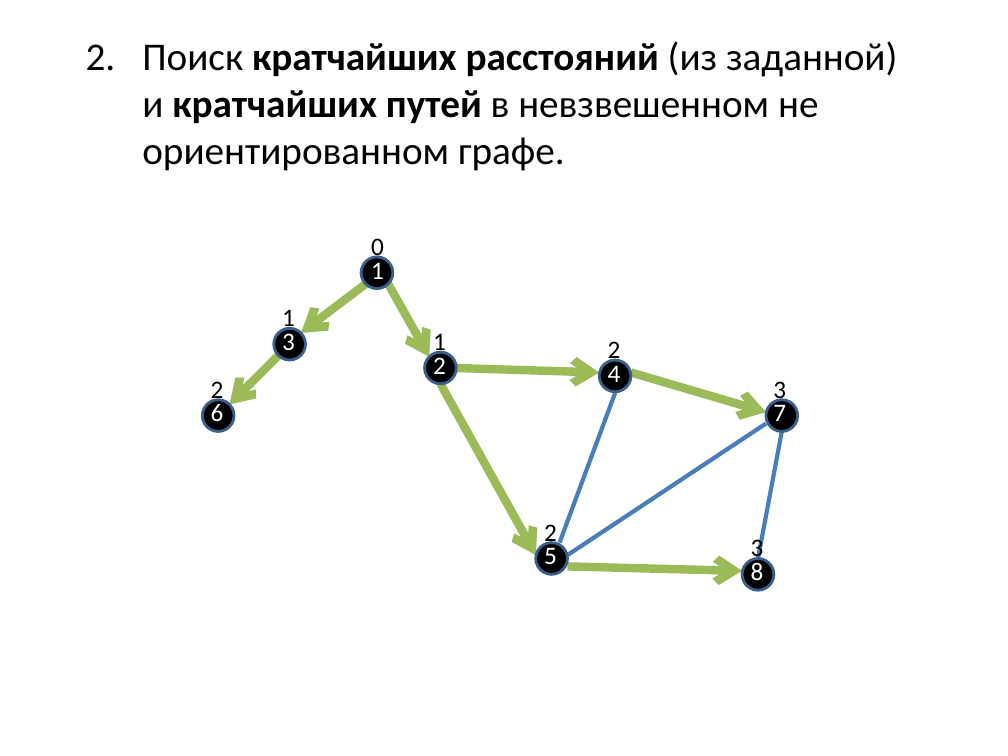
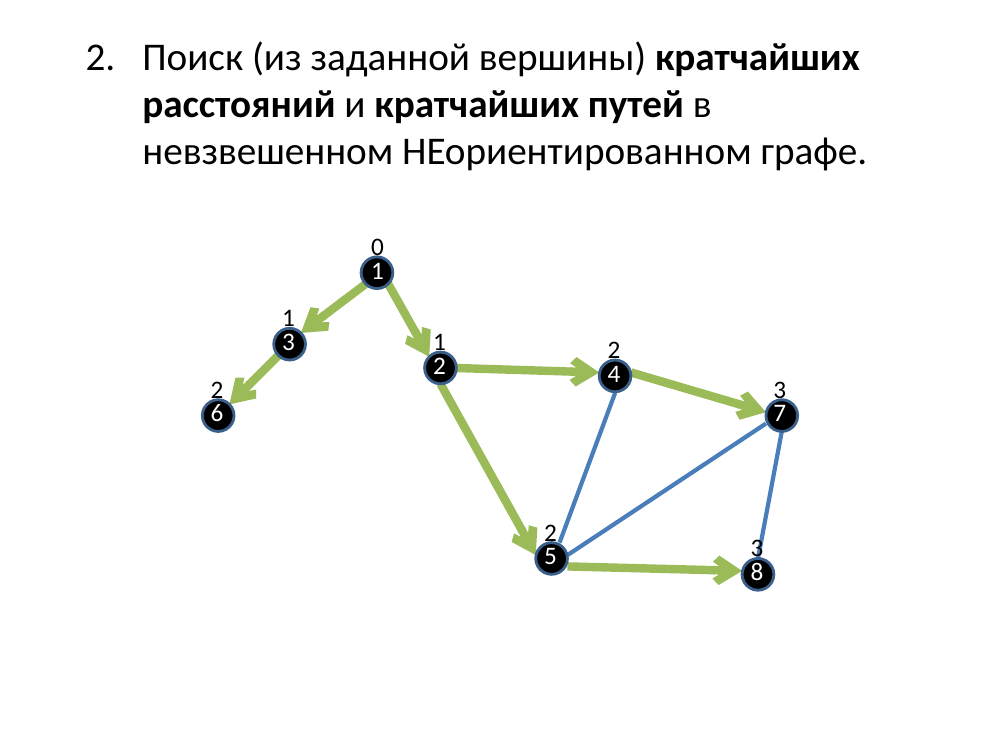
Before and after one commit to SteinbergOB/ANG, a slide deck: slide 16 of Презентации/Лекция 1.pptx. Drawn at 1008x756 pixels with LibreOffice and Linux fonts; fonts in the diff are those of the drawing. Boxes give left, top, right and bottom in pixels: in the first picture for what was removed or moved away, otherwise in the second. Text is boxed around its words. In the diff, an @@ line names an element or a change of style, - is before the commit and + after.

```diff
--- a/Презентации/Лекция 1.pptx
+++ b/Презентации/Лекция 1.pptx
@@ text at (142,41,868,171): text changed @@
-2. Поиск кратчайших расстояний (из заданной) и кратчайших путей в невзвешенном не ориентированном графе.
+2. Поиск (из заданной вершины) кратчайших расстояний и кратчайших путей в невзвешенном НЕориентированном графе.
```
Also in this commit, not shown: 3 other slides changed, 10 slides added, 1 other file.
